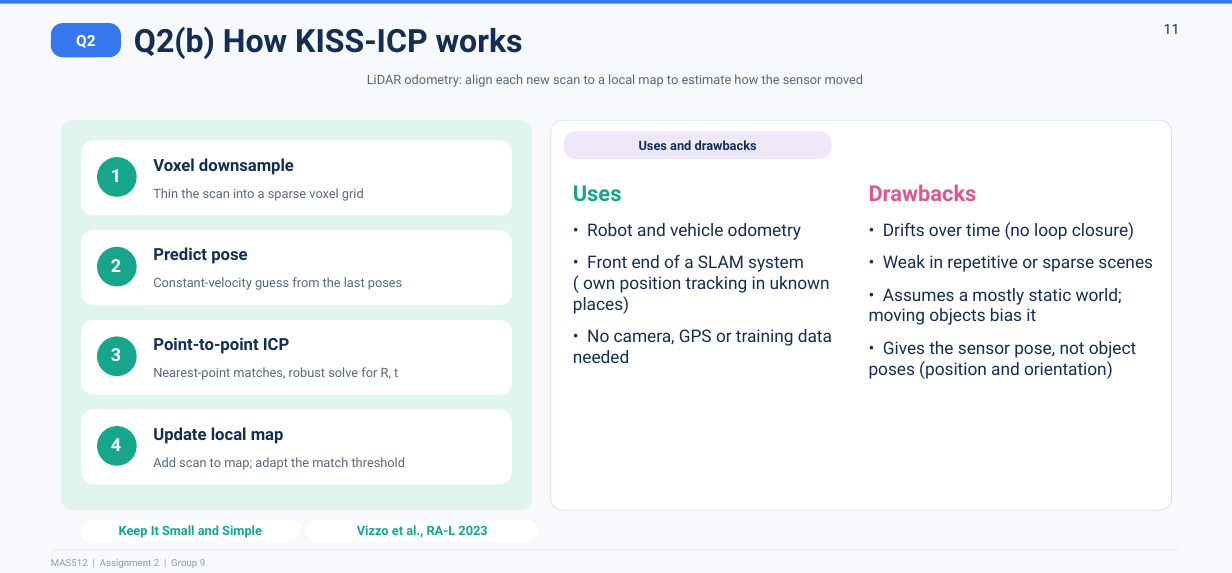
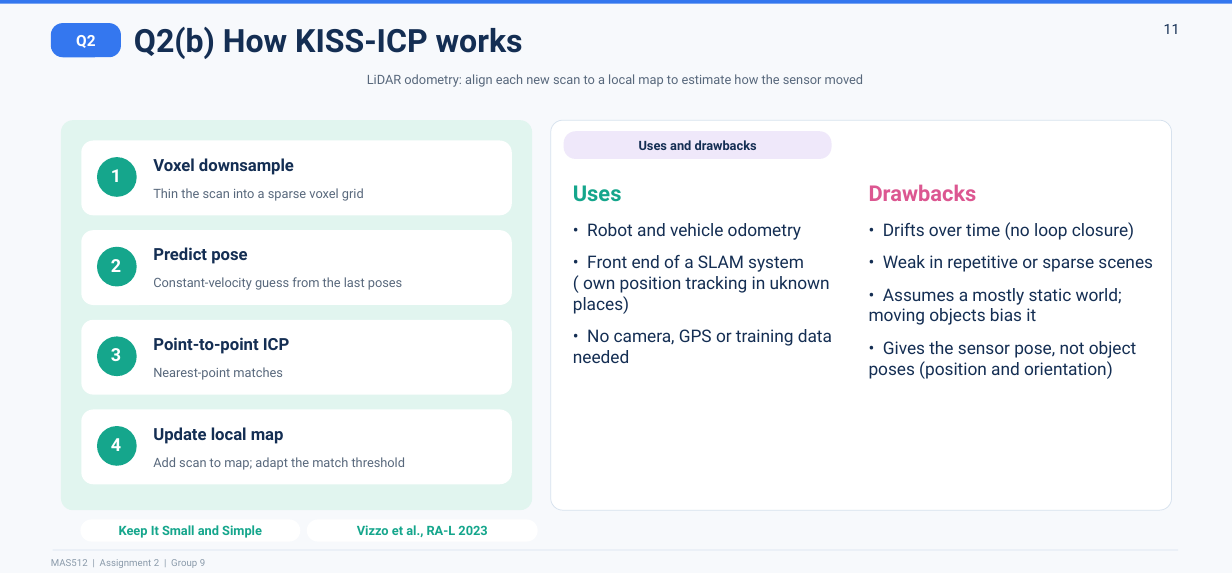
Before and after one commit to hedheddaw-stack/MAS512_Group9, a slide deck: slide 11 of MAS512_Assignment_2_gr9.pptx. Drawn at 1232x573 pixels with LibreOffice and Linux fonts; fonts in the diff are those of the drawing. Boxes give left, top, right and bottom in pixels: in the first picture for what was removed or moved away, otherwise in the second. Text is boxed around its words. In the diff, an @@ line names an element or a change of style, - is before the commit and + after.

```diff
--- a/MAS512_Assignment_2_gr9.pptx
+++ b/MAS512_Assignment_2_gr9.pptx
@@ text at (153,367,283,380): text changed @@
-Nearest-point matches, robust solve for R, t
+Nearest-point matches
```
Also in this commit, not shown: 4 other slides changed.
